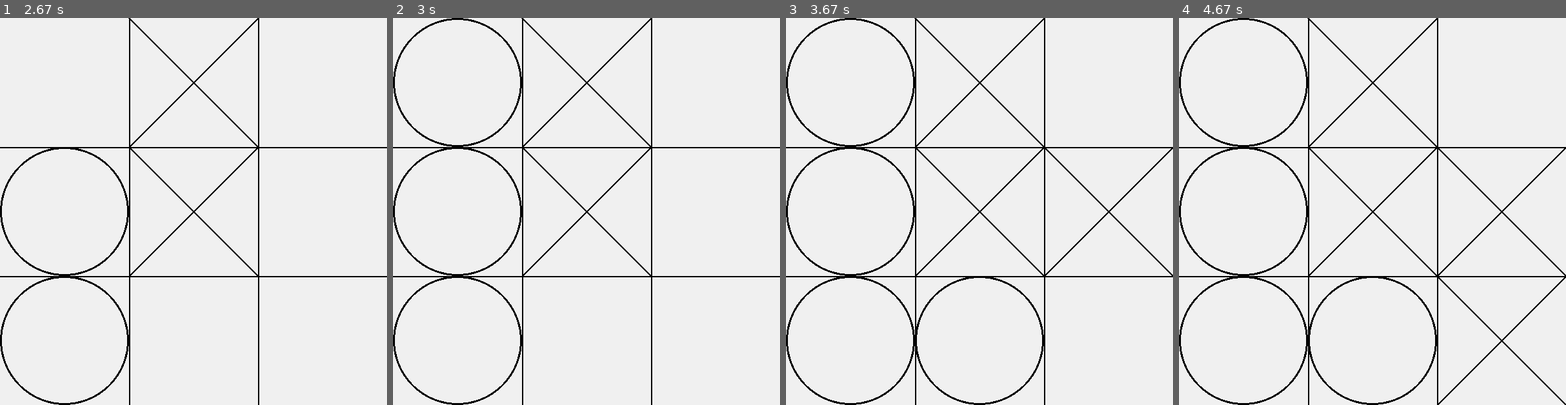
Above: before the commit, frames 1-4 (left to right).
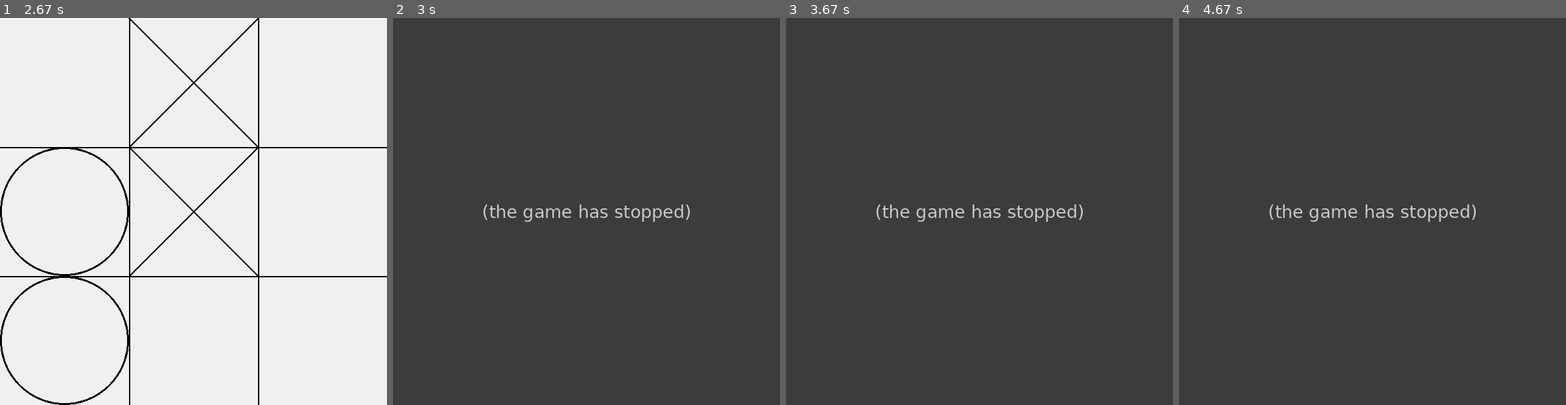
Above: after the commit, the same moments.

Repository: Plessixdavid/projet-2
Game: pygame game, started from Tic Tac Toe/main.py
Two runs of this game, one before a commit and one after it. Both use one fixed random seed, a clock stepped at 60 frames per second and the inputs below.
Inputs (mouse positions are in pixels of both pictures, inside the frame that each line leads up to):
- Up to frame 1 (2.67 s): tap Space at 0.33 s; click (50, 172) at 0.72 s; tap Enter at 1 s; click (69, 265) at 1.38 s; click (197, 91) at 1.72 s; click (96, 304) at 2.05 s; click (220, 203) at 2.38 s
- Up to frame 2 (3 s): click (470, 134) at 2.72 s
- Up to frame 3 (3.67 s): click (1072, 211) at 3.05 s; click (948, 288) at 3.38 s
- Up to frame 4 (4.67 s): click (1446, 331) at 4.62 s

Frame 1 is identical in both runs. In frame 2, 100% of the frame differs, in the area x 0-100%, y 0-100%; in frame 3, 100%; in frame 4, 100%.
After the commit the program exited at 2.73 s; later frames show no game.

Commit message:
Changes.

Diff:
--- a/Tic Tac Toe/game.py
+++ b/Tic Tac Toe/game.py
@@ -56,7 +56,6 @@
                 self.create_message('medium', 'Pour recommencer le jeu, appuyer sur Enter.', (0, 0, 0), [70, 350, 200, 50])
                 self.create_message('medium', 'Appuyer sur Espace pour commencer le jeu.', (0, 0, 0), [70, 400, 200, 50])
                 self.create_message('medium', 'Pour revenir à cet écran, appuyer sur ESC.', (0, 0, 0), [70, 450, 200, 50])
-
 
                 pygame.display.flip()
 
@@ -165,14 +164,17 @@
             # New condition if the player win horizontally :
             if List_lines_X.count(0) == 3 or List_lines_X.count(1) == 3 or List_lines_X.count(2) == 3 :
                 print("Le joueur qui jouait avec les croix a gagné ! Félicitations.")
+                self.game_running = False
 
             # New condition if the player win vertically :
             elif List_column_X.count(0) == 3 or List_column_X.count(1) == 3 or List_column_X.count(2) == 3 :
                 print("Le joueur qui jouait avec les croix a gagné ! Félicitations.")
+                self.game_running = False
 
             # New condition is the player win diagonally :
             elif List_lines_X == List_column_X or List_lines_X == List_column_X[::-1] :
                 print("Le joueur qui jouait avec les croix a gagné ! Félicitations.")
+                self.game_running = False
 
         # New condition if the winner has 3 circles on the game :
         if len(List_O) >= 3:
@@ -183,11 +185,14 @@
             # New condition if the player win horizontally :
             if List_lines_O.count(0) == 3 or List_lines_O.count(1) == 3 or List_lines_O.count(2) == 3 :
                 print("Le joueur qui jouait avec les ronds a gagné ! Félicitations.")
+                self.game_running = False
 
             # New condition if the player win vertically :
             elif List_column_O.count(0) == 3 or List_column_O.count(1) == 3 or List_column_O.count(2) == 3 :
                 print("Le joueur qui jouait avec les ronds a gagné ! Félicitations.")
+                self.game_running = False
 
             # New condition is the player win diagonally :
             elif List_lines_O == List_column_O or List_lines_O == List_column_O[::-1] :
                 print("Le joueur qui jouait avec les ronds a gagné ! Félicitations.")
+                self.game_running = False
--- a/Tic Tac Toe/main.py
+++ b/Tic Tac Toe/main.py
@@ -8,7 +8,7 @@
 def main():
     pygame.init()
     Game().Main_function()
-    pygame.QUIT()
+    pygame.quit()
 
 if __name__ == '__main__':
     main()
